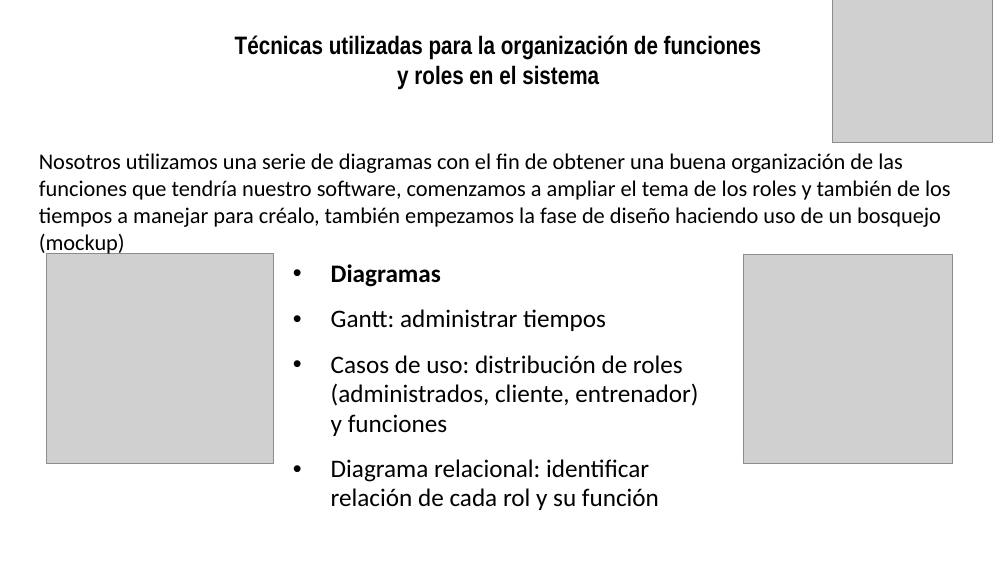
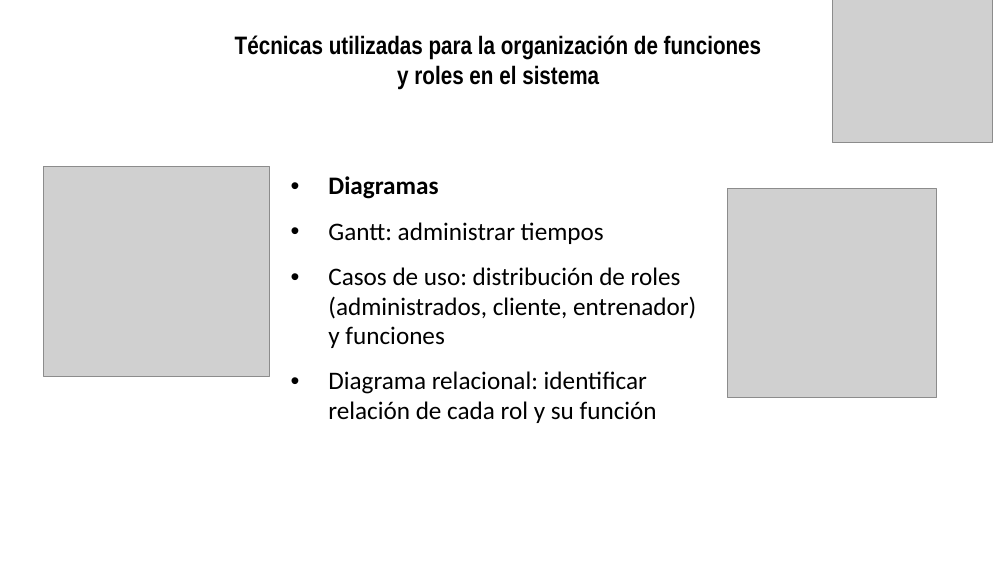
Before and after one commit to teamfsteelsystem/ProyectoFSS, a slide deck: slide 5 of Descripcion FSS/presentacion 3er trimestre FSS.pptx. Drawn at 1008x567 pixels with LibreOffice and Linux fonts; fonts in the diff are those of the drawing; grey boxes stand for pictures. Boxes give left, top, right and bottom in pixels: in the first picture for what was removed or moved away, otherwise in the second. Text is boxed around its words. In the diff, an @@ line names an element or a change of style, - is before the commit and + after.

Commit message:
Update 7.9.1
pequeño cambio en la diapositiva

```diff
--- a/Descripcion FSS/presentacion 3er trimestre FSS.pptx
+++ b/Descripcion FSS/presentacion 3er trimestre FSS.pptx
@@ text removed at (39,153,951,256) @@
-Nosotros utilizamos una serie de diagramas con el fin de obtener una buena organización de las funciones que tendría nuestro software, comenzamos a ampliar el tema de los roles y también de los tiempos a manejar para créalo, también empezamos la fase de diseño haciendo uso de un bosquejo (mockup)
@@ picture: place and size @@
-picture at (46,254,273,464)
+picture at (43,166,270,376)
@@ text "Diagramas": place and size @@
-text "Diagramas" at (331,264,698,510)
+text "Diagramas" at (328,176,696,423)
@@ picture: place and size @@
-picture at (743,255,953,465)
+picture at (728,188,937,398)
```
